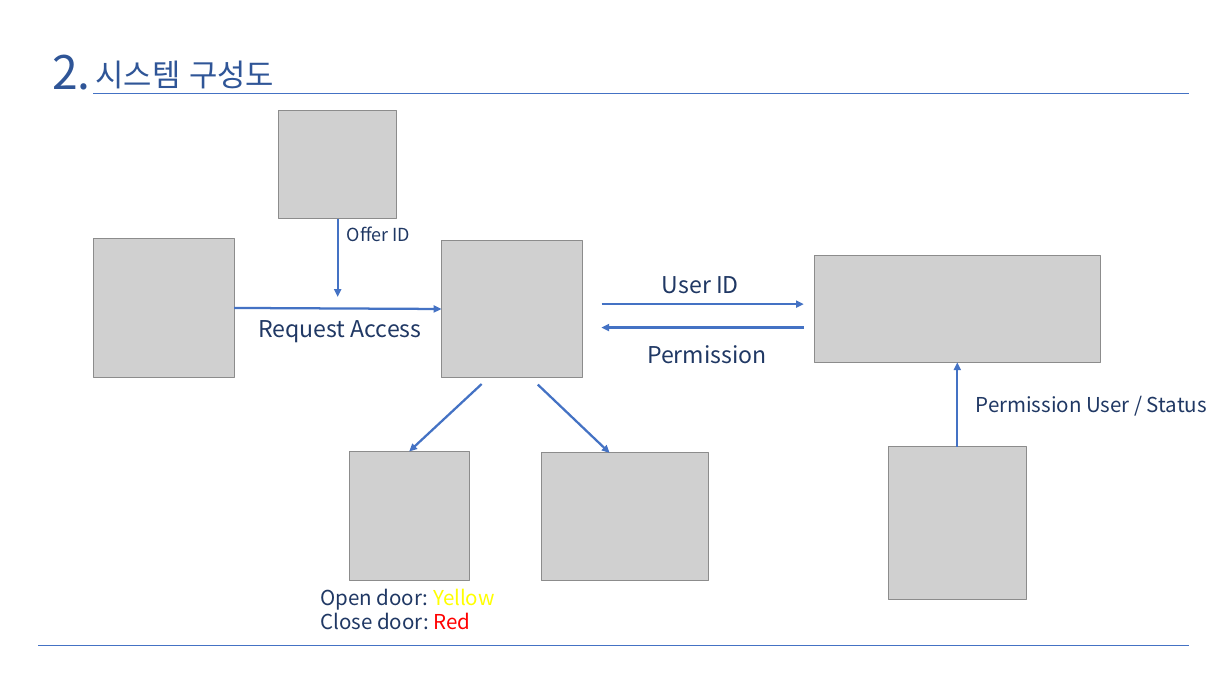
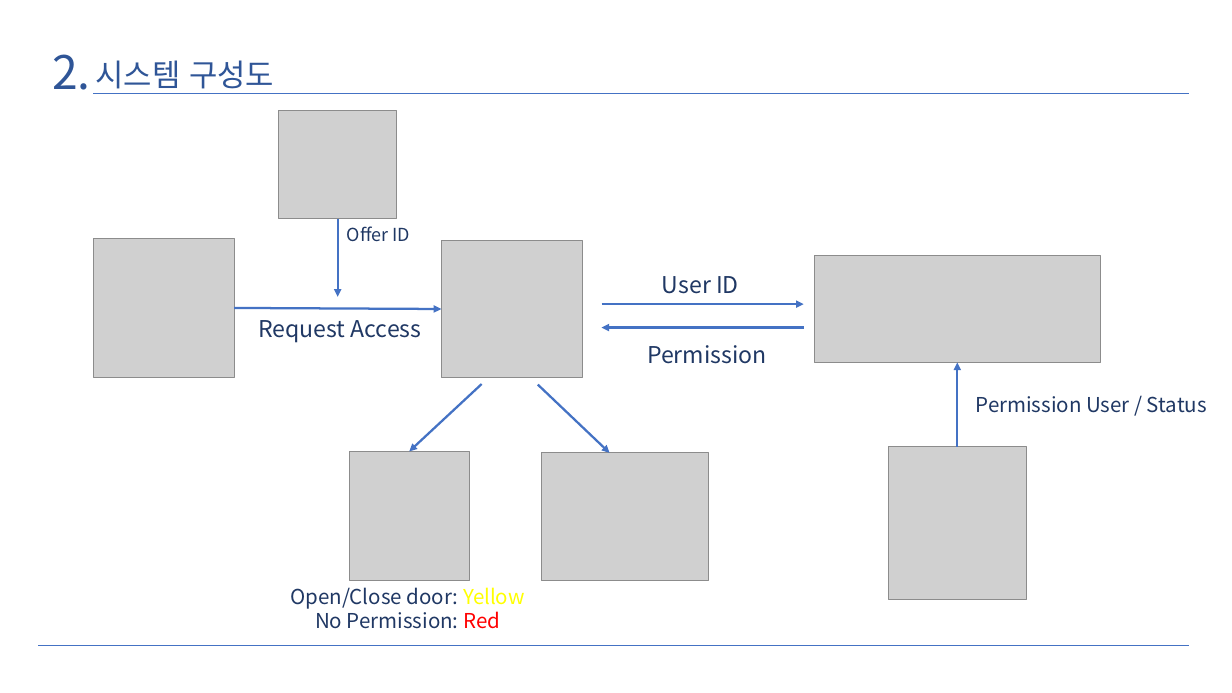
Before and after one commit to rihjeo/RFIDproject, a slide deck: slide 4 of 발표자료.pptx. Drawn at 1232x693 pixels with LibreOffice and Linux fonts; fonts in the diff are those of the drawing; grey boxes stand for pictures. Boxes give left, top, right and bottom in pixels: in the first picture for what was removed or moved away, otherwise in the second. Text is boxed around its words. In the diff, an @@ line names an element or a change of style, - is before the commit and + after.

Commit message:
Add files via upload
Presentation_final

```diff
--- a/발표자료.pptx
+++ b/발표자료.pptx
@@ text at bbox=[290, 587, 525, 629]: text changed @@
-Open door: Yellow
-Close door: Red
+Open/Close door: Yellow
+No Permission: Red
```
